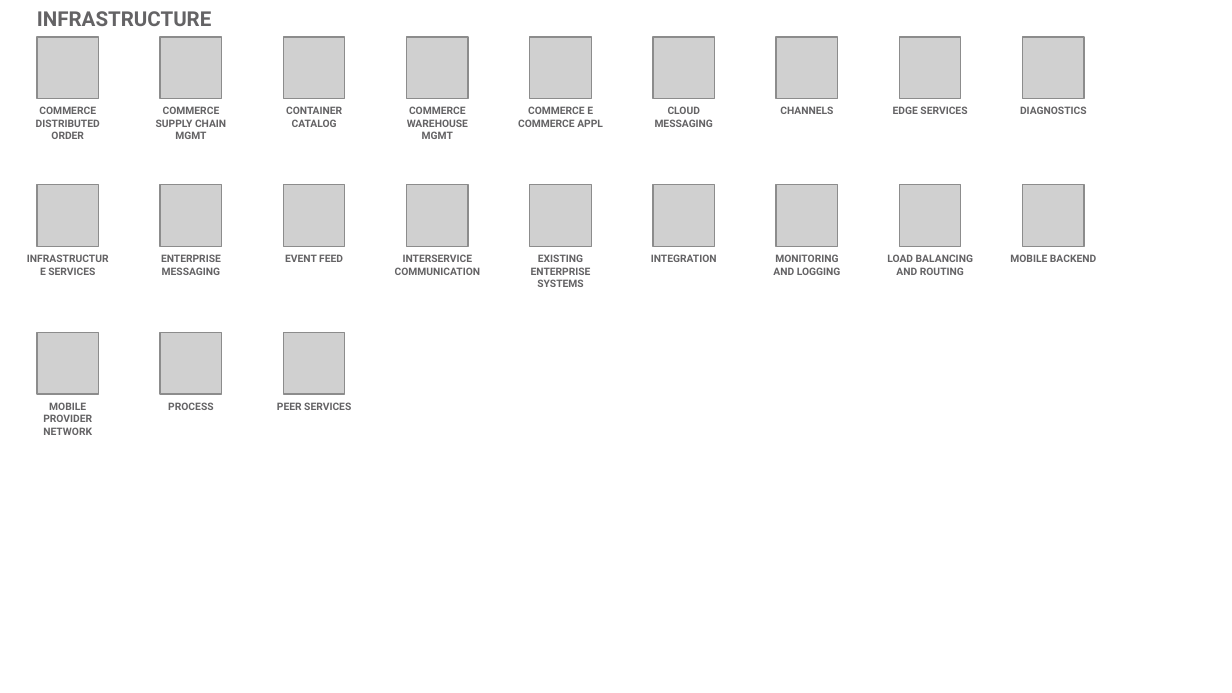
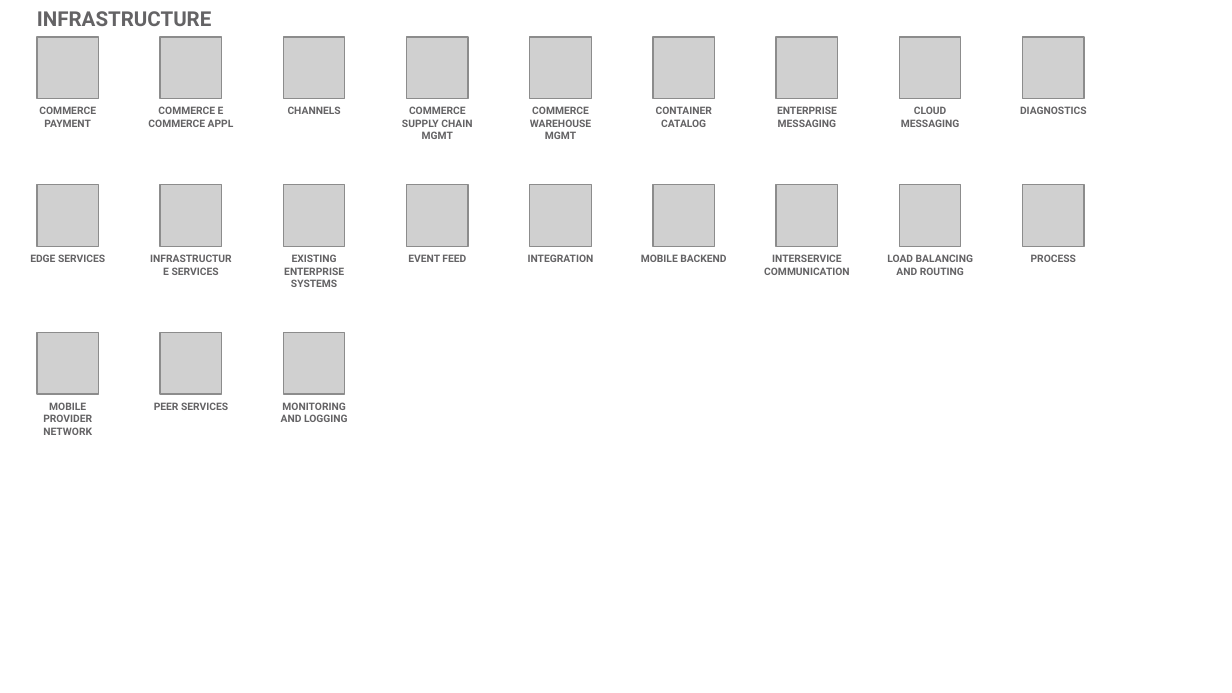
Before and after one commit to l2fprod/myarchitecture, a slide deck: slide 17 of mycatalog-architecture-diagram-template.pptx. Drawn at 1232x693 pixels with LibreOffice and Linux fonts; fonts in the diff are those of the drawing; grey boxes stand for pictures. Boxes give left, top, right and bottom in pixels: in the first picture for what was removed or moved away, otherwise in the second. Text is boxed around its words. In the diff, an @@ line names an element or a change of style, - is before the commit and + after.

Commit message:
new deck

```diff
--- a/mycatalog-architecture-diagram-template.pptx
+++ b/mycatalog-architecture-diagram-template.pptx
@@ text at (39, 106, 96, 127): text changed @@
-COMMERCE DISTRIBUTED ORDER
+COMMERCE PAYMENT
@@ text at (148, 106, 234, 127): text changed @@
-COMMERCE SUPPLY CHAIN MGMT
+COMMERCE E COMMERCE APPL
@@ text at (288, 106, 341, 114): text changed @@
-CONTAINER CATALOG
+CHANNELS
@@ text at (402, 106, 472, 139): text changed @@
-COMMERCE WAREHOUSE MGMT
+COMMERCE SUPPLY CHAIN MGMT
@@ text at (530, 106, 591, 139): text changed @@
-COMMERCE E COMMERCE APPL
+COMMERCE WAREHOUSE MGMT
@@ text at (656, 106, 712, 127): text changed @@
-CLOUD MESSAGING
+CONTAINER CATALOG
@@ text at (777, 106, 837, 127): text changed @@
-CHANNELS
+ENTERPRISE MESSAGING
@@ text at (901, 106, 959, 127): text changed @@
-EDGE SERVICES
+CLOUD MESSAGING
@@ text at (30, 254, 105, 262): text changed @@
-INFRASTRUCTURE SERVICES
+EDGE SERVICES
@@ text at (172, 267, 219, 275): text changed @@
-ENTERPRISE MESSAGING
+INFRASTRUCTURE SERVICES
@@ text "EXISTING ENTERPRISE SYSTEMS": place and size @@
-text "EXISTING ENTERPRISE SYSTEMS" at (531, 254, 591, 287)
+text "EXISTING ENTERPRISE SYSTEMS" at (284, 254, 344, 287)
@@ text "EVENT FEED": place and size @@
-text "EVENT FEED" at (285, 254, 343, 262)
+text "EVENT FEED" at (408, 254, 466, 262)
@@ text removed at (395, 254, 481, 275) @@
-INTERSERVICE COMMUNICATION
@@ text "INTEGRATION": place and size @@
-text "INTEGRATION" at (651, 254, 717, 262)
+text "INTEGRATION" at (528, 254, 594, 262)
@@ text added at (641, 254, 726, 262), 6 pt, text #646365, bold @@
+MOBILE BACKEND
@@ text at (764, 254, 850, 275): text changed @@
-MONITORING AND LOGGING
+INTERSERVICE COMMUNICATION
@@ text at (1031, 254, 1076, 262): text changed @@
-MOBILE BACKEND
+PROCESS
@@ text "PEER SERVICES": place and size @@
-text "PEER SERVICES" at (277, 402, 351, 410)
+text "PEER SERVICES" at (154, 402, 228, 410)
@@ text removed at (168, 402, 213, 410) @@
-PROCESS
@@ text added at (281, 402, 348, 422), 6 pt, text #646365, bold @@
+MONITORING AND LOGGING
```
Also in this commit, not shown: 18 other slides changed.
